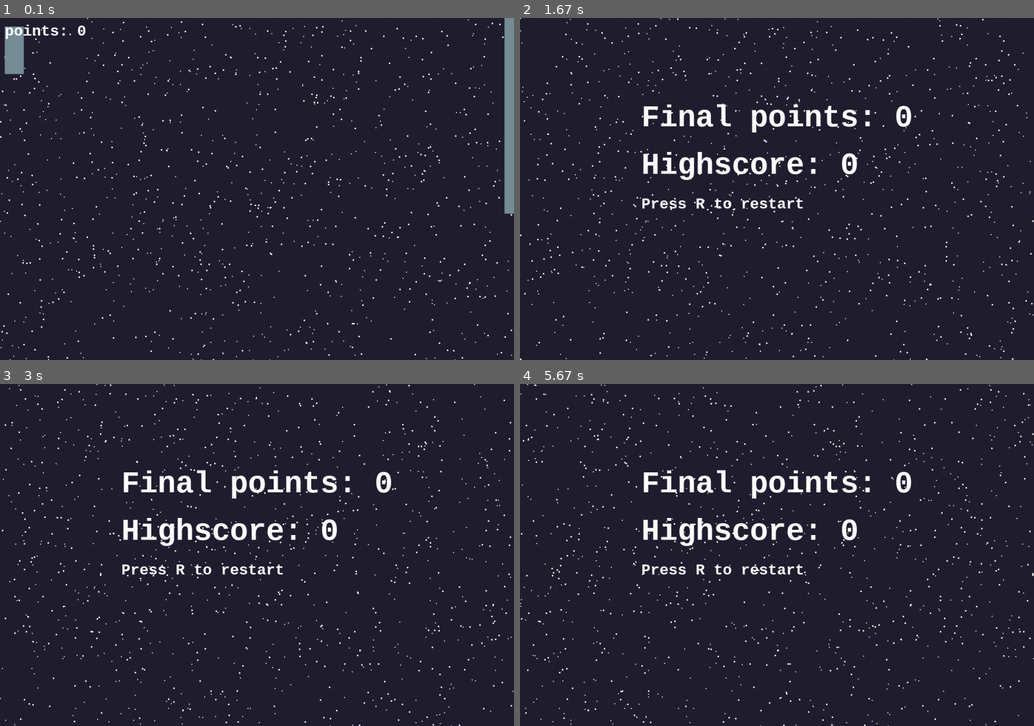
Above: before the commit, frames 1-4 (two rows, left to right).
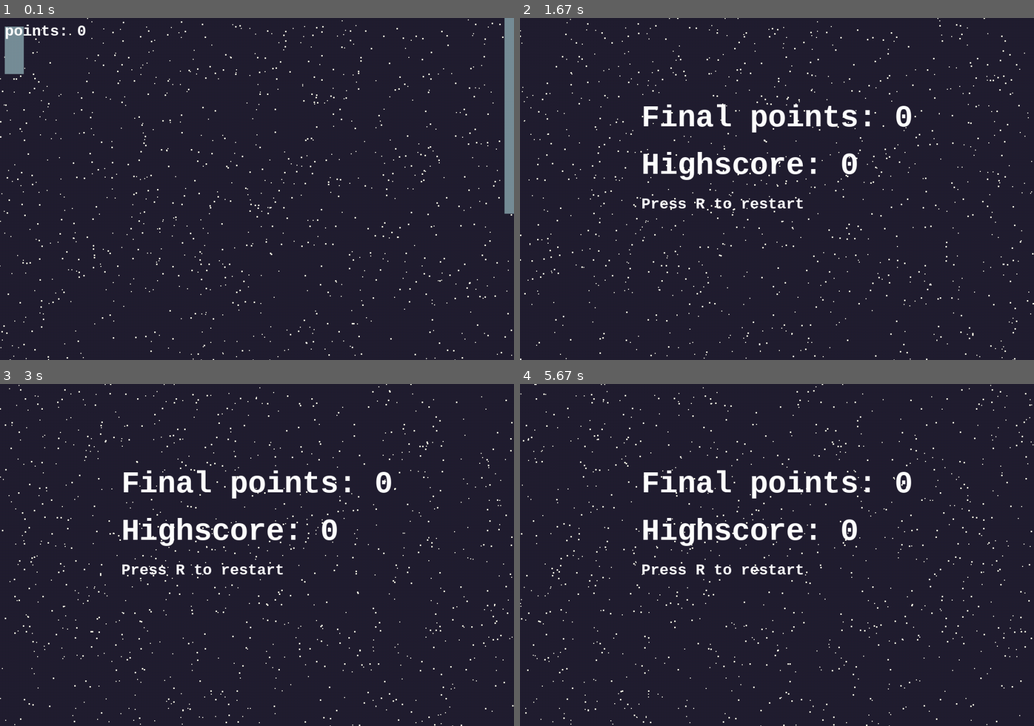
Above: after the commit, the same moments.

Repository: a96lex/pygame-floating-rocket
Game: pygame game, started from main.py
Same seed, same stepped clock (60 frames per second), same inputs: the game is played once before the commit and once after it.
Inputs:
- Up to frame 1 (0.1 s): no input
- Up to frame 2 (1.67 s): hold Right 0.33-0.8 s; hold Up 0.83-1.13 s; hold Right 1.17-1.63 s
- Up to frame 3 (3 s): no input
- Up to frame 4 (5.67 s): no input

The runs differ from the first frame. In frame 1, less than 0.1% of the frame differs, in the area x 0-1%, y 17-73%; in frame 2, 0.3%; in frame 3, 0.5%; in frame 4, 1.0%, in the area x 1-100%, y 0-100%.

Commit message:
fixed star wrap

Diff:
--- a/classes/stars.py
+++ b/classes/stars.py
@@ -22,10 +22,10 @@
 
             star += self.star_movement
             if star[0] > self.bounds[0]:
-                star[0] = 0
-            if star[0] < 0:
+                star[0] = 0 - self.size
+            if star[0] < 0 - self.size:
                 star[0] = self.bounds[0]
             if star[1] > self.bounds[1]:
-                star[1] = 0
-            if star[1] < 0:
+                star[1] = 0 - self.size
+            if star[1] < 0 - self.size:
                 star[1] = self.bounds[1]
